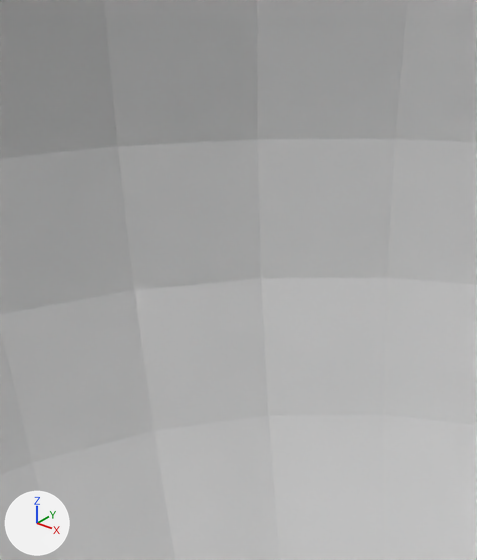
What one commit did to the Blender file src/scene1.blend.
Both versions are drawn from a camera (50 mm lens) standing at (-2.14, -0.56, 0.46) and looking at (-2.9, 0.39, -0.13). The lights are fixed; the arrows at lower left show +X, +Y and +Z. Everything nearer to the camera than a plane just in front of the edit is cut away.

The older version as bpy lines, for what is in view:
```python
me_sphere = bpy.data.meshes.new('Sphere')
me_sphere.from_pydata(...)  # a UV sphere (32 segments, 16 rings, poles along z) spanning x -1.0..1.0, y -1.0..1.0, z -1.0..1.0
me_sphere.materials.append(mat_material_001)  # its picture is missing
ob_sphere = bpy.data.objects.new('Sphere', me_sphere)
ob_sphere.location = (0.0, 0.0, 0.0)
ob_sphere.scale = (15.0, 15.0, 15.0)
```
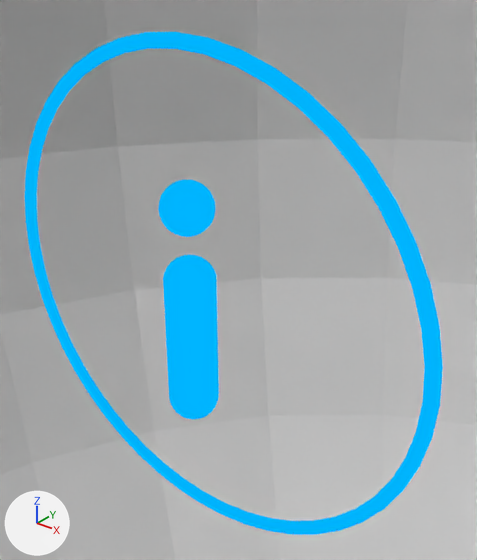
Where the change shows, as pixel boxes [x1, y1, x2, y2] in the pictures (477 x 560 px):
'info', added (cyan)
    after: [25, 32, 443, 535]

Edits to the bpy script that builds the scene:
```text
Add mat_inf:
    mat_inf = emission_material('inf')
    mat_inf.base_color = (0.0, 0.457, 1.0)  # cyan #00b4ff
Add me_sphere_001:
    me_sphere_001.from_pydata(...)  # 3268 vertices, 3328 faces; spans x -2.25..2.25, y -0.23..0.23, z -1.35..3.15
    me_sphere_001.polygons.foreach_set('use_smooth', [True] * 3328)
    me_sphere_001.materials.append(mat_inf)  # cyan #00b4ff
Add ob_info:
    ob_info = bpy.data.objects.new('info', me_sphere_001)
    ob_info.location = (-2.96, 0.309, -0.395)
    ob_info.rotation_euler = (0.0, 0.0, 0.00665)  # degrees (0, 0, 0.4)
    ob_info.scale = (0.235, 0.235, 0.235)
```
